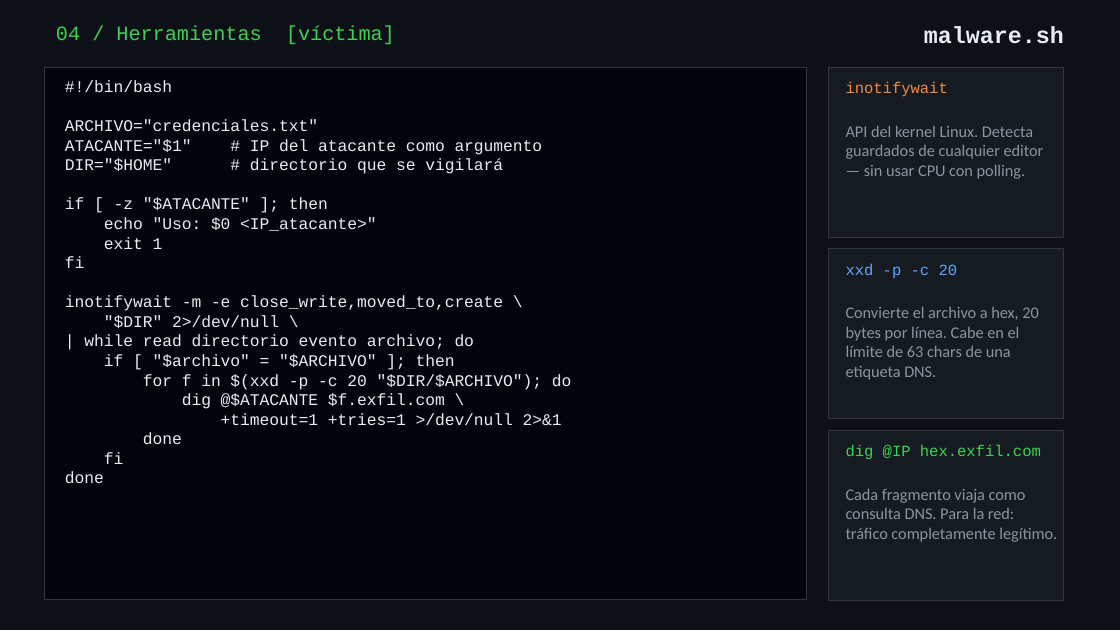
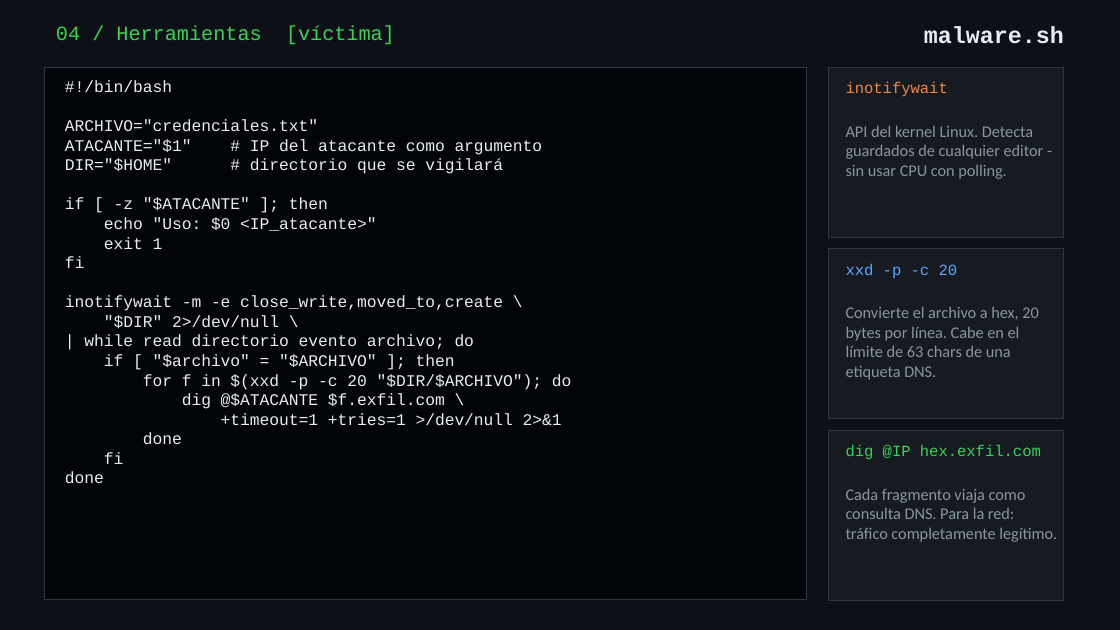
Before and after one commit to Fulish-code/Offensive-DNS_Expo, a slide deck: slide 5 of presentacion/exfiltracion-dns.pptx. Drawn at 1120x630 pixels with LibreOffice and Linux fonts; fonts in the diff are those of the drawing. Boxes give left, top, right and bottom in pixels: in the first picture for what was removed or moved away, otherwise in the second. Text is boxed around its words. In the diff, an @@ line names an element or a change of style, - is before the commit and + after.

```diff
--- a/presentacion/exfiltracion-dns.pptx
+++ b/presentacion/exfiltracion-dns.pptx
@@ text at <box>846,126,1044,179</box>: text changed @@
-API del kernel Linux. Detecta guardados de cualquier editor — sin usar CPU con polling.
+API del kernel Linux. Detecta guardados de cualquier editor - sin usar CPU con polling.
```
Also in this commit, not shown: 4 other slides changed, 2 other files.
